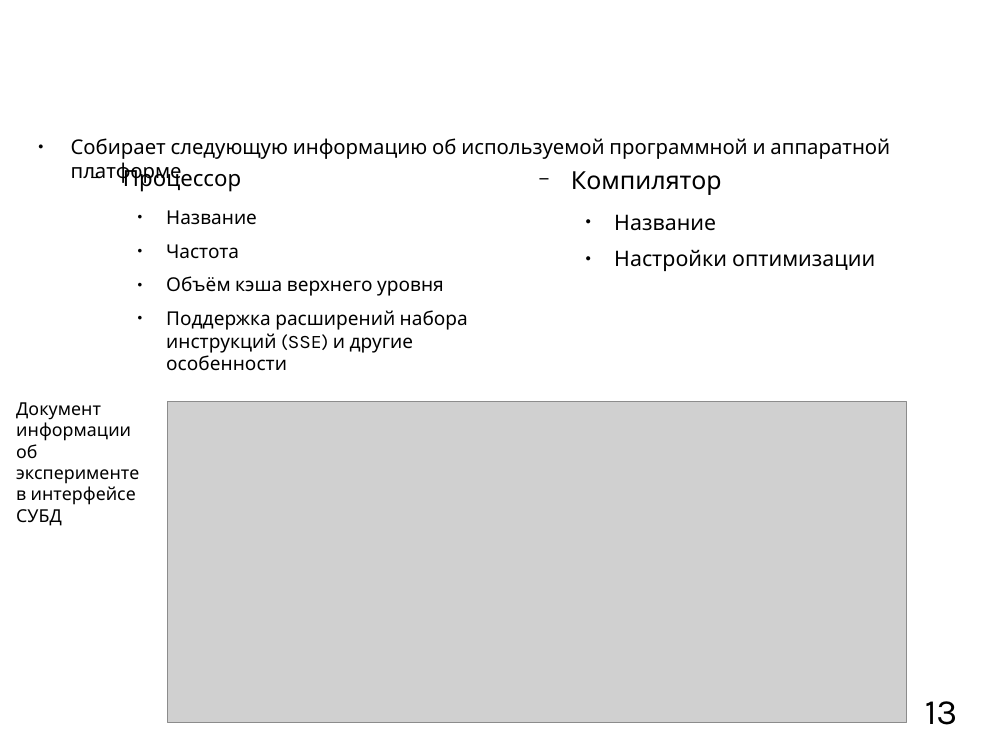
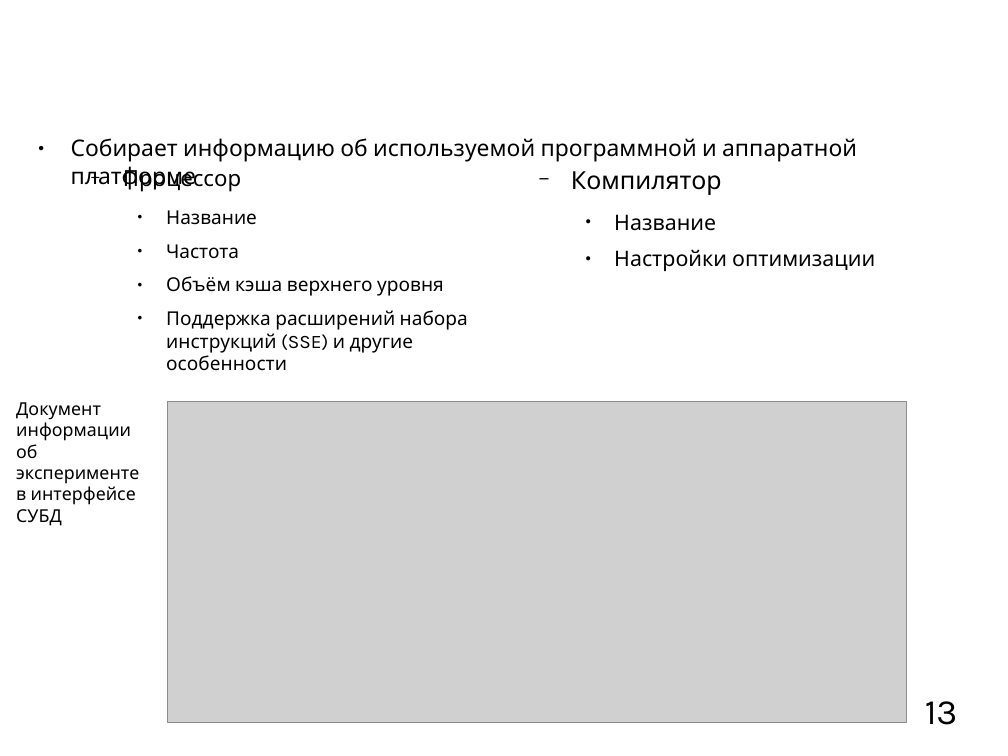
Before and after one commit to mkpankov/adaptor, a slide deck: slide 13 of diploma/defense/brochure.odp. Drawn at 1008x756 pixels with LibreOffice and Linux fonts; fonts in the diff are those of the drawing; grey boxes stand for pictures; background and template pictures are left out. Boxes give left, top, right and bottom in pixels: in the first picture for what was removed or moved away, otherwise in the second. Text is boxed around its words. In the diff, an @@ line names an element or a change of style, - is before the commit and + after.

```diff
--- a/diploma/defense/brochure.odp
+++ b/diploma/defense/brochure.odp
@@ text at <box>71,138,857,190</box>: text changed; size 16 to 18 pt @@
-● Собирает следующую информацию об используемой программной и аппаратной платформе
+● Собирает информацию об используемой программной и аппаратной платформе
```
Also in this commit, not shown: 9 other slides changed.
